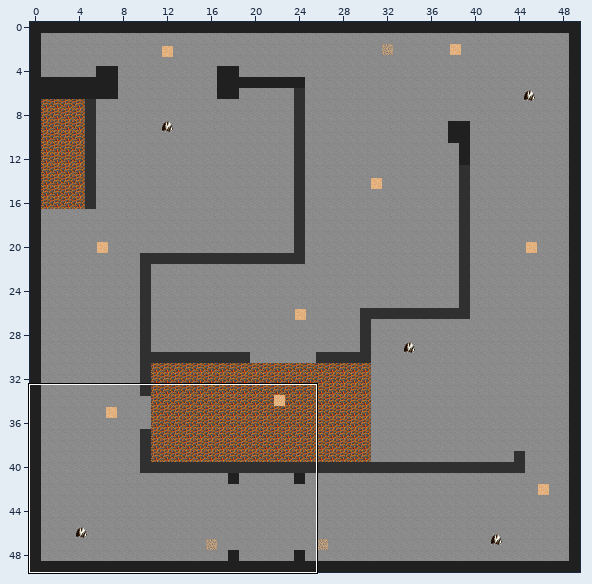
Tiled map -- maps/dm1.tmx. Above: a wide view before the commit, with the close-up outlined.
Close-up. Earlier state:
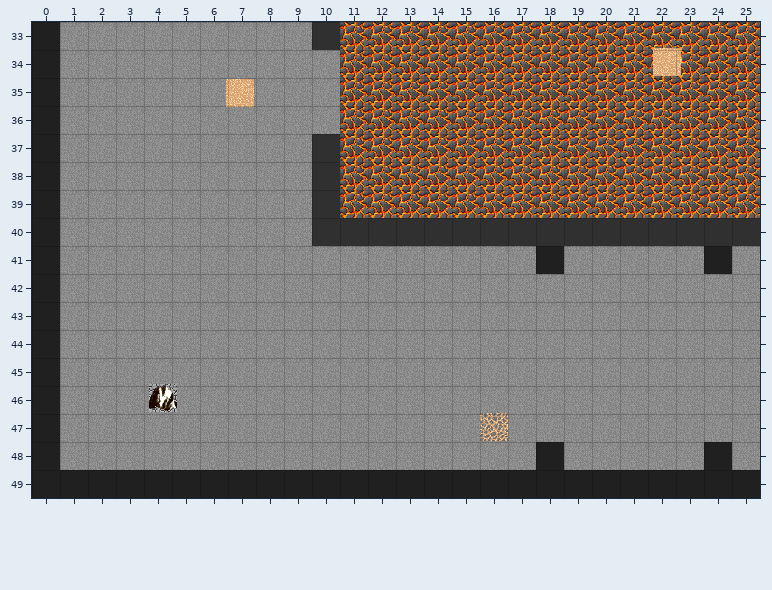
Cells are 32x32 px. Shown: x 0..25, y 33..49. The commit also changed other parts of the map, which this record leaves out.
After:
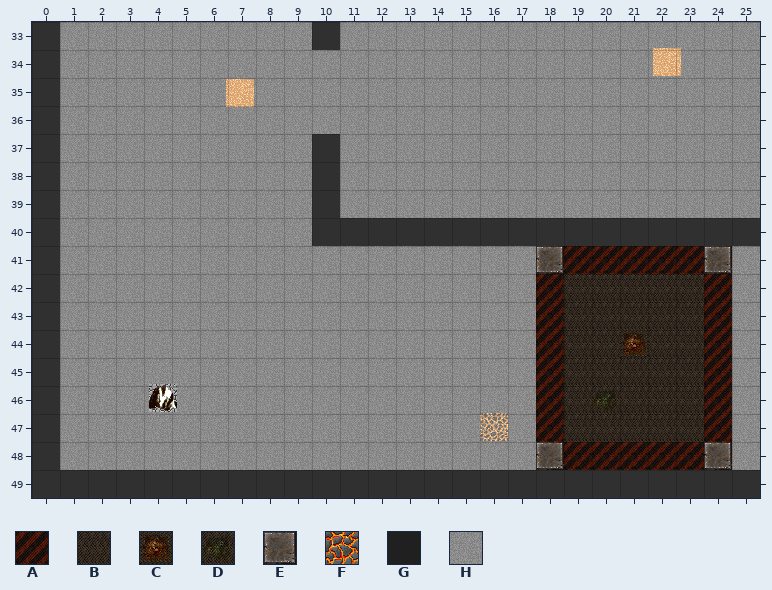
Key: from "quake3_r366": A 2, B 7, C 8, D 9, E 23; from "tileset": F 0, G 2, H 3.
_ is an empty cell.
Change:
Layer "background":
Tile H becomes tile A in row 41 at x 19 to 23; in rows 42 to 47 at x 18 and 24; in row 48 at x 19 to 23.
Tile H becomes tile B in rows 42 to 43 at x 19 to 23; in row 44 at x 19 to 20 and 22 to 23; in row 45 at x 19 to 23; in row 46 at x 19 and 21 to 23; in row 47 at x 19 to 23.
Tile H becomes tile C in row 44 at x 21.
Tile H becomes tile D in row 46 at x 20.
Layer "walls":
Tile G becomes tile E in row 41 at x 18 and 24; in row 48 at x 18 and 24.
Layer "lava":
The edit erases tile F in rows 33 to 39 at x 11 to 25.
